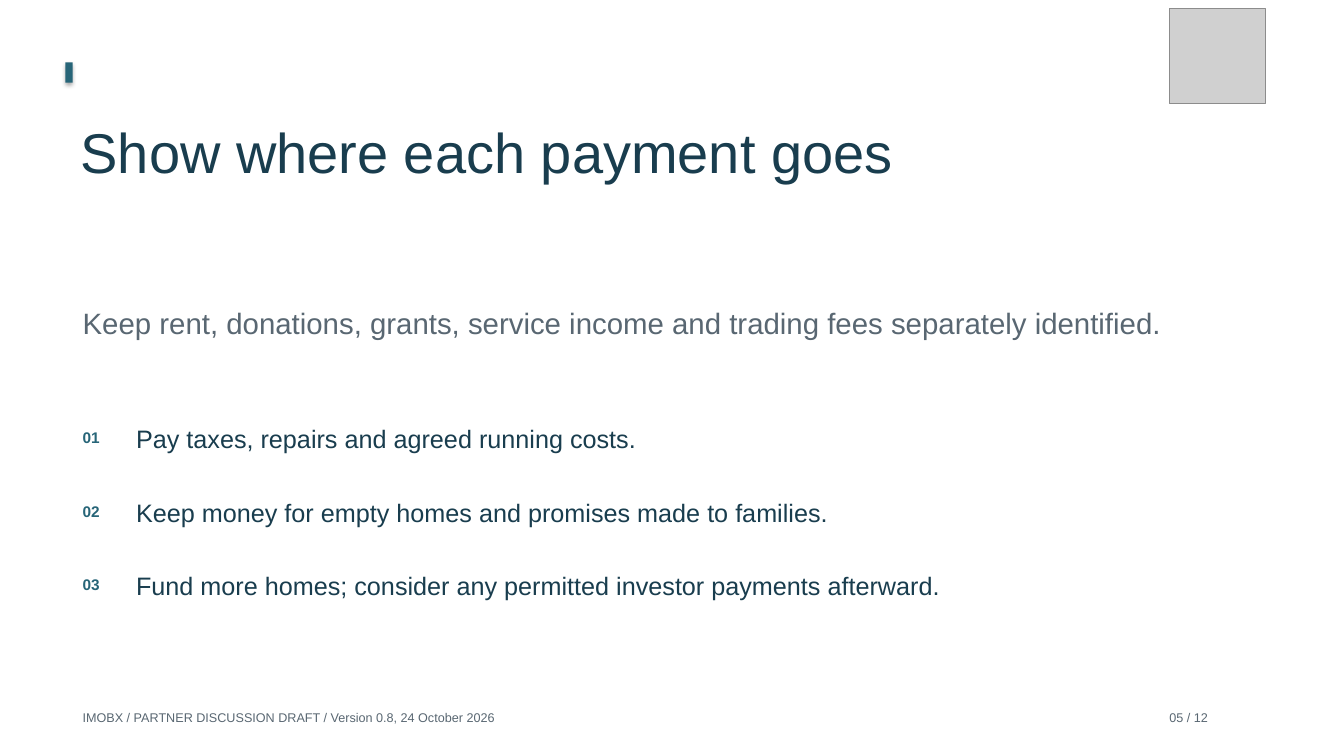
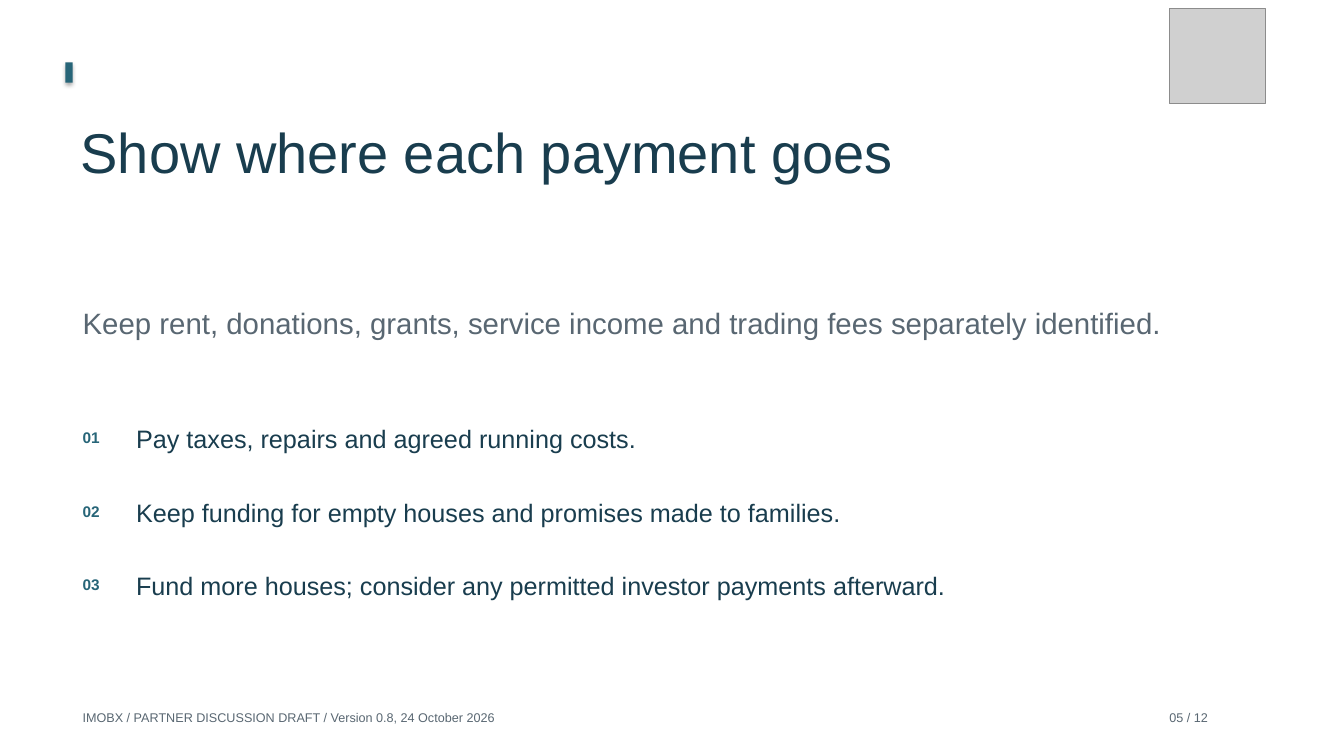
Before and after one commit to Siah-kin/imobx-website, a slide deck: slide 5 of pitchdeck.pptx. Drawn at 1344x756 pixels with LibreOffice and Linux fonts; fonts in the diff are those of the drawing; grey boxes stand for pictures. Boxes give left, top, right and bottom in pixels: in the first picture for what was removed or moved away, otherwise in the second. Text is boxed around its words. In the diff, an @@ line names an element or a change of style, - is before the commit and + after.

```diff
--- a/pitchdeck.pptx
+++ b/pitchdeck.pptx
@@ text at <box>136,503,840,527</box>: text changed @@
-Keep money for empty homes and promises made to families.
+Keep funding for empty houses and promises made to families.
@@ text at <box>136,576,945,601</box>: text changed @@
-Fund more homes; consider any permitted investor payments afterward.
+Fund more houses; consider any permitted investor payments afterward.
```
Also in this commit, not shown: 5 other slides changed, 46 other files.
